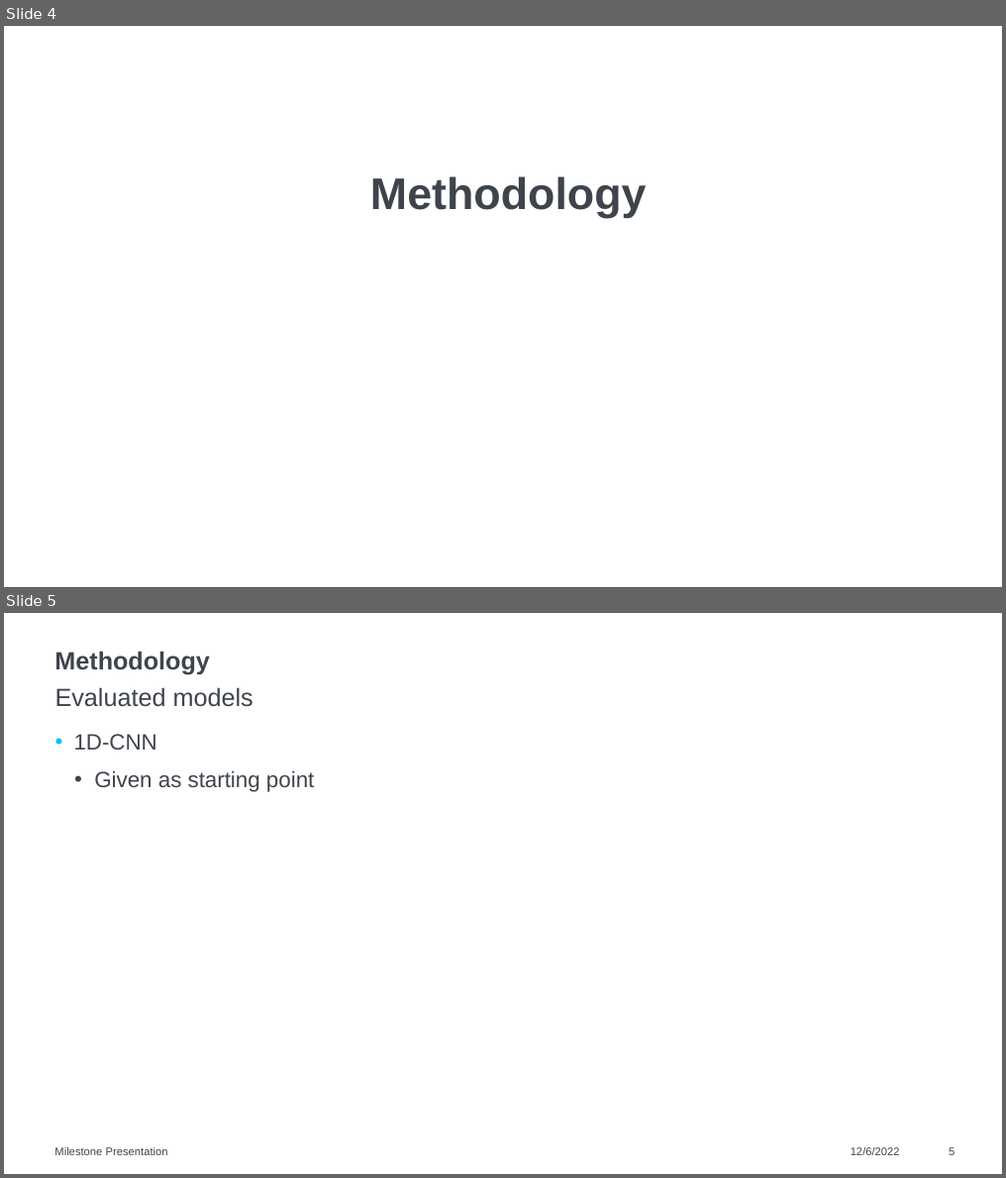
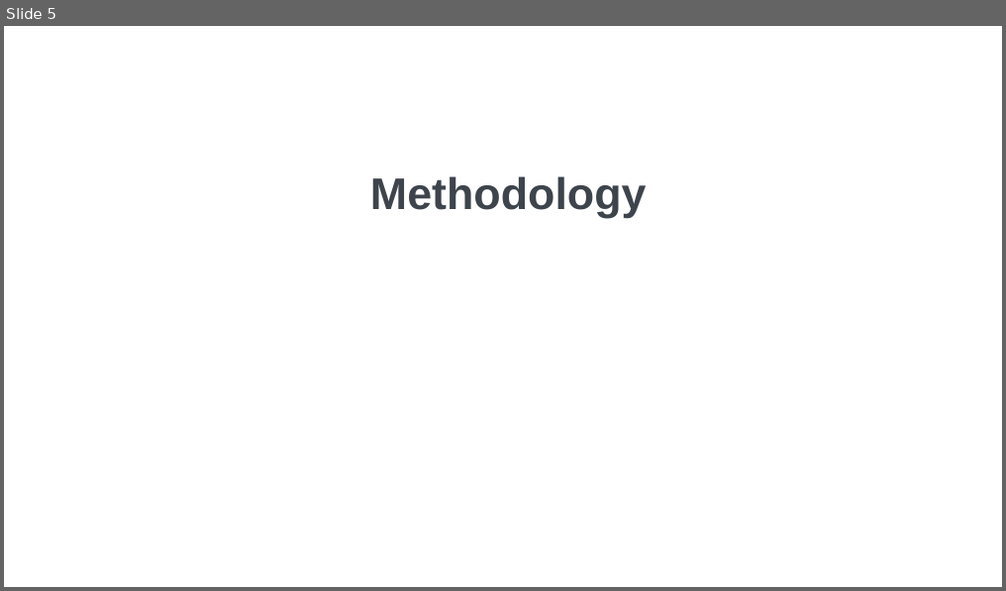
Before and after one commit to raviakash/Human_Activity_Postural_Transition_Recognition, a slide deck: Report/Milestone Presentation.pptx. Shown one above the other, each under a label of ours: slides 4 and 5 before the commit, slide 5 after it. The pictures are 1006x1178 and 1006x591 pixels, drawn with LibreOffice and Linux fonts; fonts in the diff are those of the drawing; background and template pictures are left out. Boxes give left, top, right and bottom in pixels: in the first picture for what was removed or moved away, otherwise in the second. Text is boxed around its words. In the diff, an @@ line names an element or a change of style, - is before the commit and + after.

```diff
--- a/Report/Milestone Presentation.pptx
+++ b/Report/Milestone Presentation.pptx
@@ slide 5 removed at <box>4,613,1002,1174</box>, background #FFFFFF @@
@@ title removed at <box>54,651,210,675</box> @@
-Methodology
@@ text removed at <box>55,687,253,707</box> @@
-Evaluated models
@@ text removed at <box>74,734,314,792</box> @@
-• 1D-CNN
-  • Given as starting point
@@ text removed at <box>54,1148,168,1156</box> @@
-Milestone Presentation
@@ text removed at <box>850,1148,900,1156</box> @@
-12/6/2022
@@ page number removed at <box>948,1148,954,1156</box> @@
-5
@@ what was slide 4 is now slide 5 @@
```
Also in this commit, not shown: 7 slides changed, 2 other slides removed, 3 other files.
